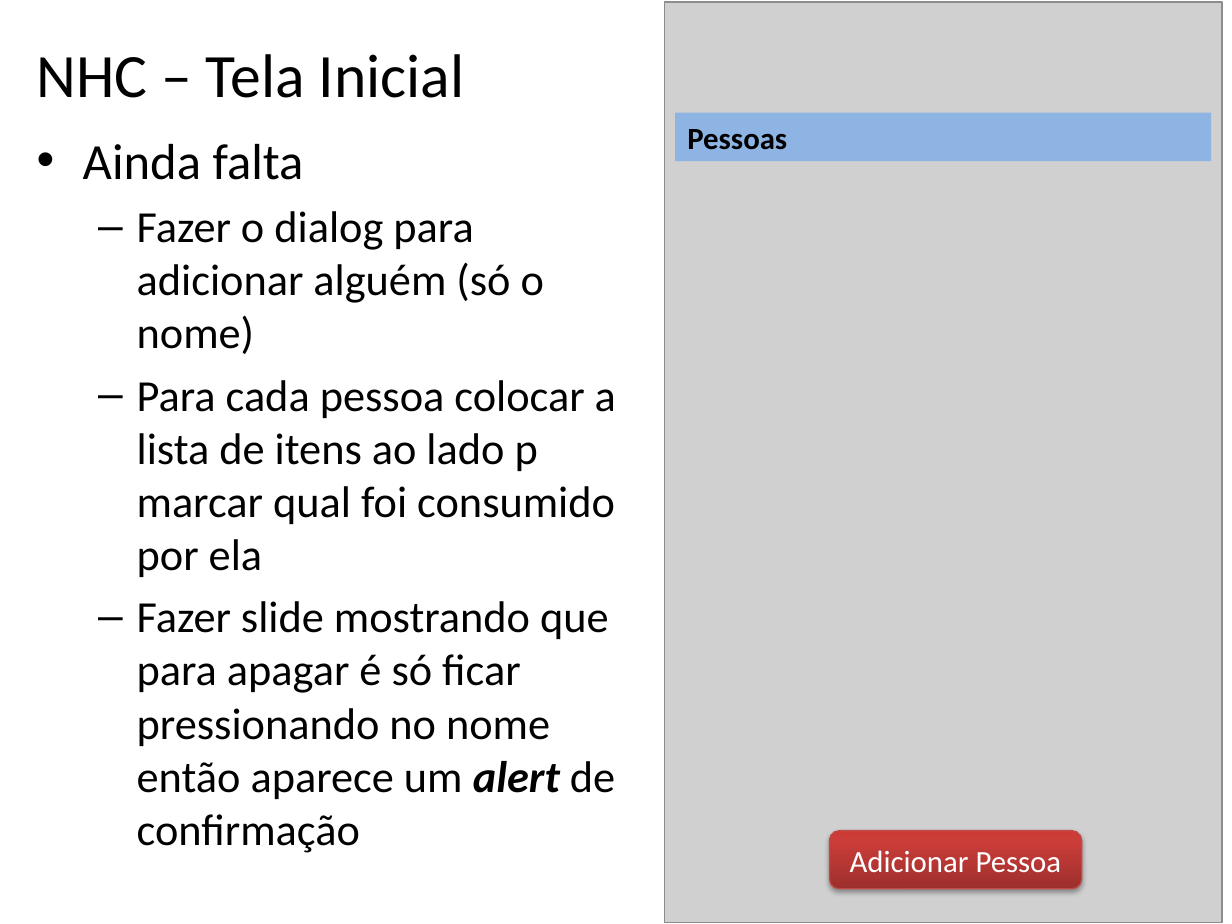
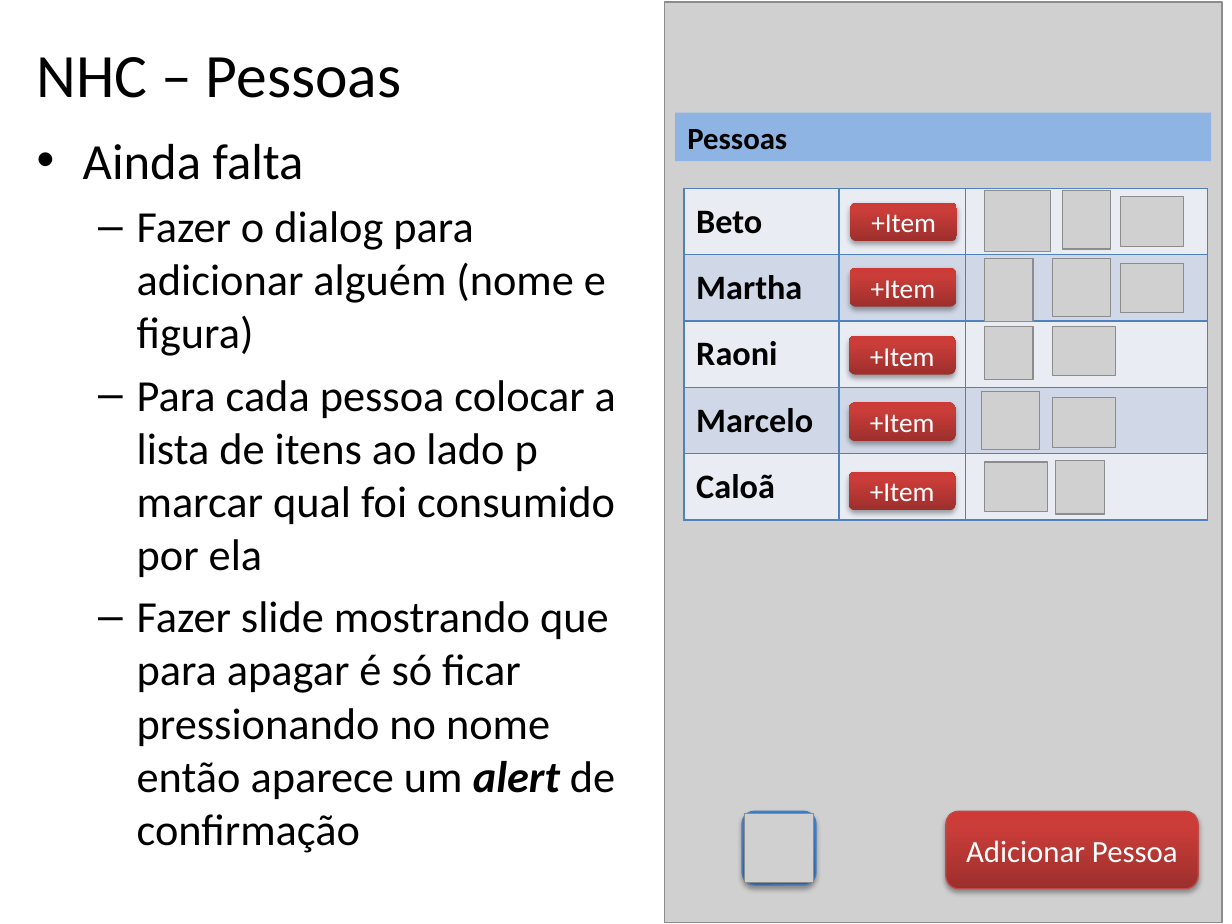
Before and after one commit to betito/proj-beto-rara, a slide deck: slide 4 of ButecoCalc/Calculadora de Buteco - V2.0.pptx. Drawn at 1232x924 pixels with LibreOffice and Linux fonts; fonts in the diff are those of the drawing; grey boxes stand for pictures. Boxes give left, top, right and bottom in pixels: in the first picture for what was removed or moved away, otherwise in the second. Text is boxed around its words. In the diff, an @@ line names an element or a change of style, - is before the commit and + after.

```diff
--- a/ButecoCalc/Calculadora de Buteco - V2.0.pptx
+++ b/ButecoCalc/Calculadora de Buteco - V2.0.pptx
@@ title at <box>37,57,401,98</box>: text changed @@
-NHC – Tela Inicial
+NHC – Pessoas
@@ table added at <box>684,188,1207,520</box>, 5 rows, 3 columns @@
+Beto |  | 
+Martha |  | 
+Raoni |  | 
+Marcelo |  | 
+Caloã |  | 
@@ rounded rectangle added at <box>850,202,957,240</box>, fill gradient #9C2F2D to #CB3E3A to #CE3B37, 16 pt, text #FFFFFF @@
++Item
@@ picture added at <box>984,191,1051,253</box> @@
@@ picture added at <box>1062,191,1110,250</box> @@
@@ picture added at <box>1120,197,1183,246</box> @@
@@ text at <box>137,211,606,356</box>: text changed @@
-  – Fazer o dialog para adicionar alguém (só o nome)
+  – Fazer o dialog para adicionar alguém (nome e figura)
@@ rounded rectangle added at <box>850,269,957,307</box>, fill gradient #9C2F2D to #CB3E3A to #CE3B37, 16 pt, text #FFFFFF @@
++Item
@@ picture added at <box>984,259,1032,322</box> @@
@@ picture added at <box>1052,259,1110,317</box> @@
@@ picture added at <box>1120,264,1183,313</box> @@
@@ picture added at <box>984,326,1032,379</box> @@
@@ picture added at <box>1052,326,1115,376</box> @@
@@ rounded rectangle added at <box>849,336,956,375</box>, fill gradient #9C2F2D to #CB3E3A to #CE3B37, 16 pt, text #FFFFFF @@
++Item
@@ rounded rectangle added at <box>849,403,956,441</box>, fill gradient #9C2F2D to #CB3E3A to #CE3B37, 16 pt, text #FFFFFF @@
++Item
@@ picture added at <box>982,392,1040,450</box> @@
@@ picture added at <box>1052,398,1115,447</box> @@
@@ rounded rectangle added at <box>849,472,956,510</box>, fill gradient #9C2F2D to #CB3E3A to #CE3B37, 16 pt, text #FFFFFF @@
++Item
@@ picture added at <box>984,462,1047,511</box> @@
@@ picture added at <box>1056,461,1104,514</box> @@
@@ rounded rectangle added at <box>742,811,816,885</box>, fill gradient #2F5F99 to #3D7CC7 to #3A7CCB, outline #4B7EBC 0.75 pt @@
@@ picture added at <box>744,813,813,882</box> @@
@@ rounded rectangle "Adicionar Pessoa": place and size @@
-rounded rectangle "Adicionar Pessoa" at <box>829,830,1082,888</box>
+rounded rectangle "Adicionar Pessoa" at <box>946,811,1199,888</box>
```
Also in this commit, not shown: 2 other slides changed.
